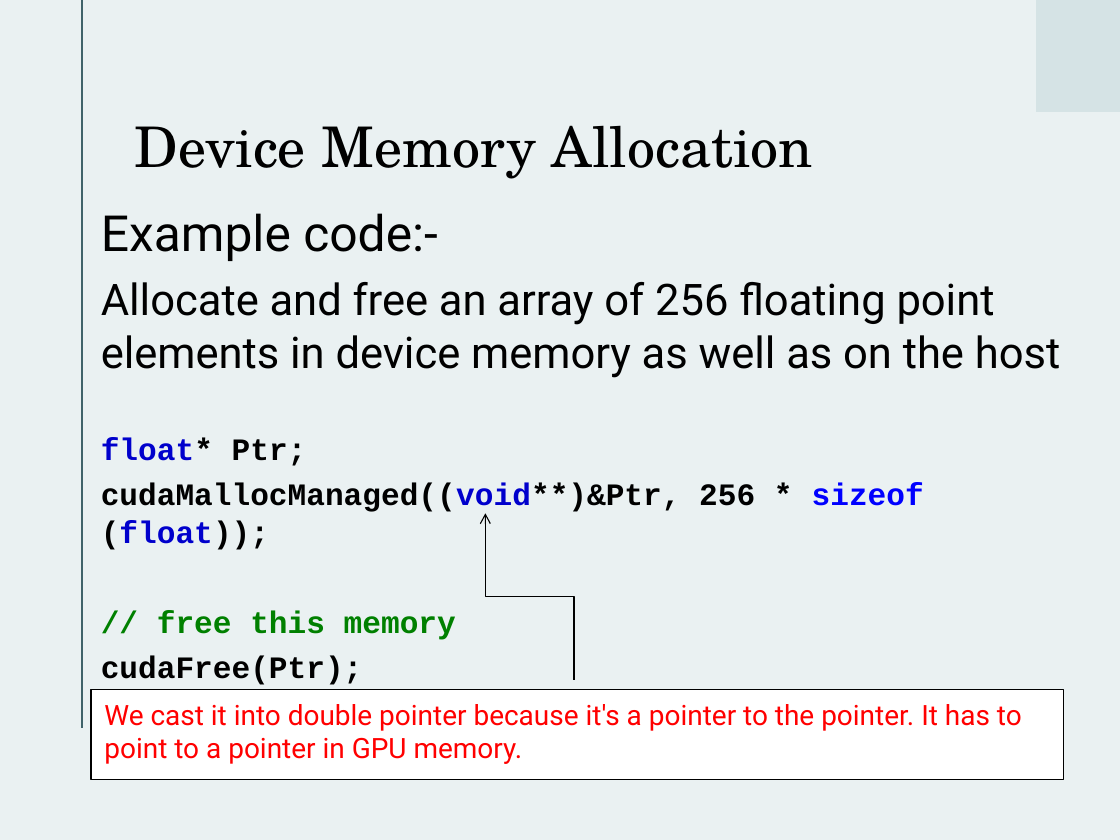
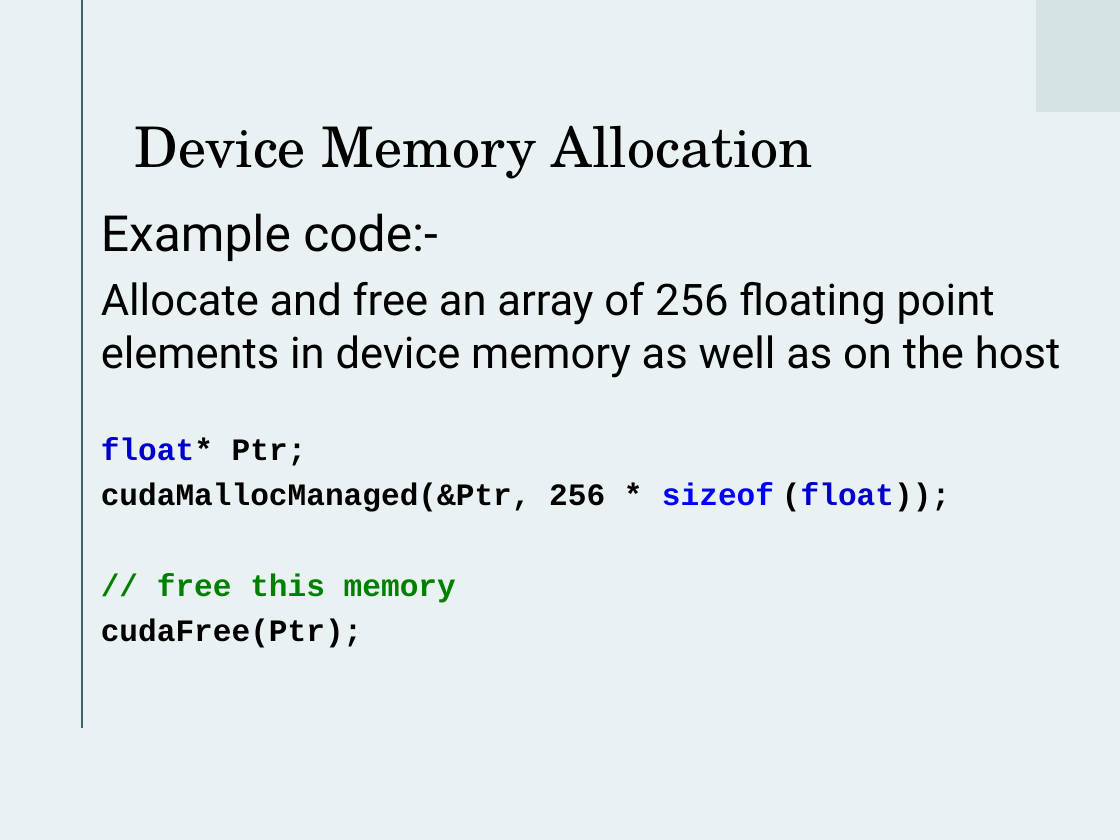
Before and after one commit to look4pritam/GPU-Computation, a slide deck: slide 23 of Presentations/CUDA.pptx. Drawn at 1120x840 pixels with LibreOffice and Linux fonts; fonts in the diff are those of the drawing. Boxes give left, top, right and bottom in pixels: in the first picture for what was removed or moved away, otherwise in the second. Text is boxed around its words. In the diff, an @@ line names an element or a change of style, - is before the commit and + after.

```diff
--- a/Presentations/CUDA.pptx
+++ b/Presentations/CUDA.pptx
@@ text at bbox=[101, 483, 950, 512]: text changed @@
-cudaMallocManaged((void**)&Ptr, 256 * sizeof (float));
+cudaMallocManaged(&Ptr, 256 * sizeof (float));
@@ elbow arrow removed from (575, 680) to (485, 513) @@
@@ rectangle removed at bbox=[91, 690, 1064, 780] @@
@@ text removed at bbox=[104, 704, 1022, 764] @@
-We cast it into double pointer because it's a pointer to the pointer. It has to point to a pointer in GPU memory.
```
Also in this commit, not shown: 1 other slide changed, 2 slides removed.
